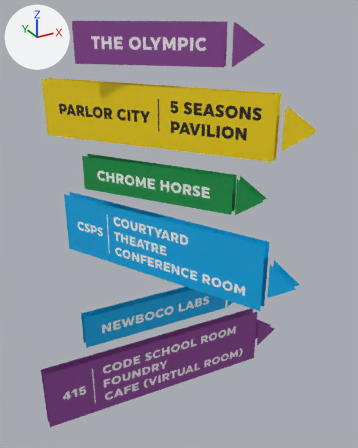
Renders of the Blender file res/Location0.blend from each side of a commit.
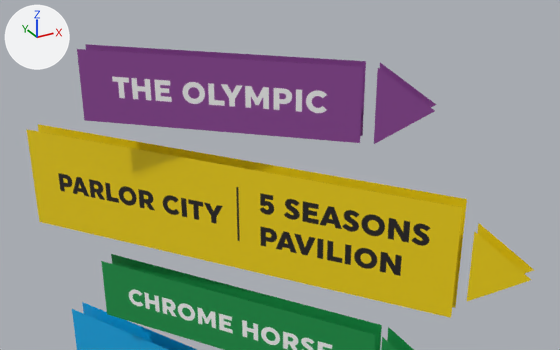
Old and new are each drawn whole from a 50 mm camera at (-2.33, -4.49, 6.09) aimed at (0.12, -0.02, 3.86) and again close up from a 50 mm camera at (-1.73, -3.44, 6.99) aimed at (0.05, -0.22, 5.38). Lighting does not change. The marker at upper left points along +X, +Y and +Z.

Names of what the first close-up shows: 'WAYFINDING-02.001', 'WAYFINDING-04.001', 'WAYFINDING-06.001', 'WAYFINDING-08.001'.
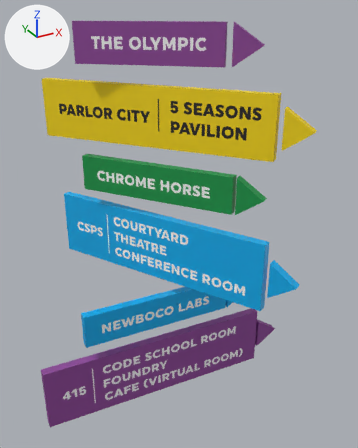
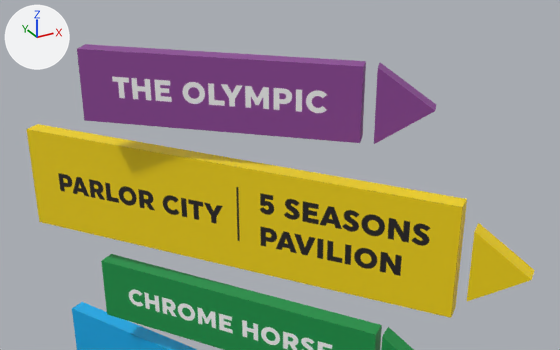
The newer file is also turned or shifted as a whole; pictures and numbers use the older file's frame.

Where the change shows, as pixel boxes (x1, y1, x2, y2) in the close-ups (560 x 350 px):
part 1 of me_wayfinding_04_001, built on
    before: (477, 223, 534, 274)
    after: (28, 124, 534, 317)
part 2 of me_wayfinding_06_001, built on
    before: (387, 327, 414, 350)
    after: (102, 254, 414, 350)
part 3 of me_wayfinding_08_001, built on (blue)
    after: (72, 302, 197, 350)
part 4 of me_wayfinding_02_001, built on
    before: (380, 62, 436, 107)
    after: (78, 44, 436, 142)

What changed in the scene script:
```text
Add mat_wayfinding_08:
    mat_wayfinding_08 = principled_material('WAYFINDING-08')
    mat_wayfinding_08.texture = img_wayfinding_08_png
Add mat_wayfinding_06:
    mat_wayfinding_06 = principled_material('WAYFINDING-06')
    mat_wayfinding_06.texture = img_wayfinding_06_png
Add mat_wayfinding_04:
    mat_wayfinding_04 = principled_material('WAYFINDING-04')
    mat_wayfinding_04.texture = img_wayfinding_04_png
Change me_wayfinding_02_001:
    used by ob_wayfinding_02_001; location = (0.0, 0.0, 0.0); rotation_euler = (1.571, 0.0, -0.73), in degrees (90, 0, -42)
    remove me_wayfinding_02_001.from_pydata(...)  # 14 vertices, 4 faces; spans x -0.94..0.93, y 5.56..5.96, z -0.05..0.05
    add me_wayfinding_02_001.from_pydata(...)  # 14 vertices, 11 faces; spans x -0.94..0.94, y 5.56..5.96, z -0.05..0.05
    me_wayfinding_02_001 part 4
    1 face is deleted
    8 new faces join them
Change me_wayfinding_04_001:
    used by ob_wayfinding_04_001; location = (0.0, 0.0, 0.0); rotation_euler = (1.571, 0.0, -0.922), in degrees (90, 0, -53)
    remove me_wayfinding_04_001.from_pydata(...)  # 14 vertices, 4 faces; spans x -1.49..1.49, y 4.74..5.36, z -0.05..0.05
    remove me_wayfinding_04_001.materials.append(mat_wayfinding_04_001)  # picture img_wayfinding_04_png
    add me_wayfinding_04_001.from_pydata(...)  # 14 vertices, 11 faces; spans x -1.49..1.49, y 4.74..5.36, z -0.05..0.05
    me_wayfinding_04_001 part 1
    1 face is deleted
    8 new faces join them
    add me_wayfinding_04_001.materials.append(mat_wayfinding_04)  # picture img_wayfinding_04_png
Change me_wayfinding_06_001:
    used by ob_wayfinding_06_001; location = (0.0, 0.0, 0.0); rotation_euler = (1.571, 0.0, 2.19), in degrees (90, 0, 125)
    remove me_wayfinding_06_001.from_pydata(...)  # 14 vertices, 4 faces; spans x -1.08..1.06, y 4.14..4.54, z -0.05..0.05
    remove me_wayfinding_06_001.materials.append(mat_wayfinding_06_001)  # picture img_wayfinding_06_png
    add me_wayfinding_06_001.from_pydata(...)  # 14 vertices, 11 faces; spans x -1.08..1.06, y 4.14..4.54, z -0.05..0.05
    me_wayfinding_06_001 part 2
    1 face is deleted
    8 new faces join them
    add me_wayfinding_06_001.materials.append(mat_wayfinding_06)  # picture img_wayfinding_06_png
Change me_wayfinding_08_001:
    used by ob_wayfinding_08_001; location = (0.0, 0.0, 0.0); rotation_euler = (1.571, 0.0, -1.073), in degrees (90, 0, -61)
    remove me_wayfinding_08_001.from_pydata(...)  # 14 vertices, 4 faces; spans x -1.54..1.53, y 3.18..3.94, z -0.05..0.05
    remove me_wayfinding_08_001.materials.append(mat_wayfinding_08_001)  # picture img_wayfinding_08_png
    add me_wayfinding_08_001.from_pydata(...)  # 14 vertices, 11 faces; spans x -1.54..1.53, y 3.18..3.94, z -0.05..0.05
    me_wayfinding_08_001 part 3
    1 face is deleted
    8 new faces join them
    add me_wayfinding_08_001.materials.append(mat_wayfinding_08)  # picture img_wayfinding_08_png
```
